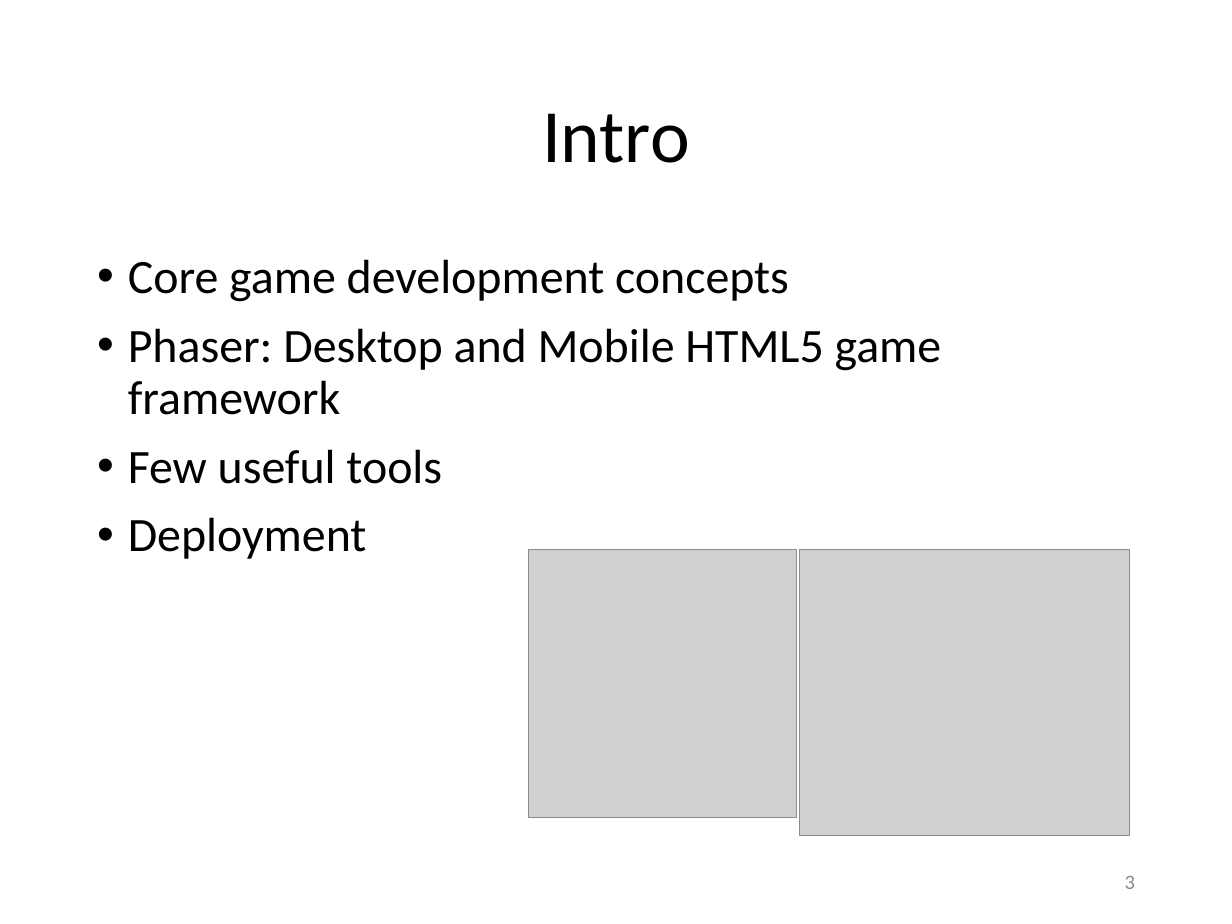
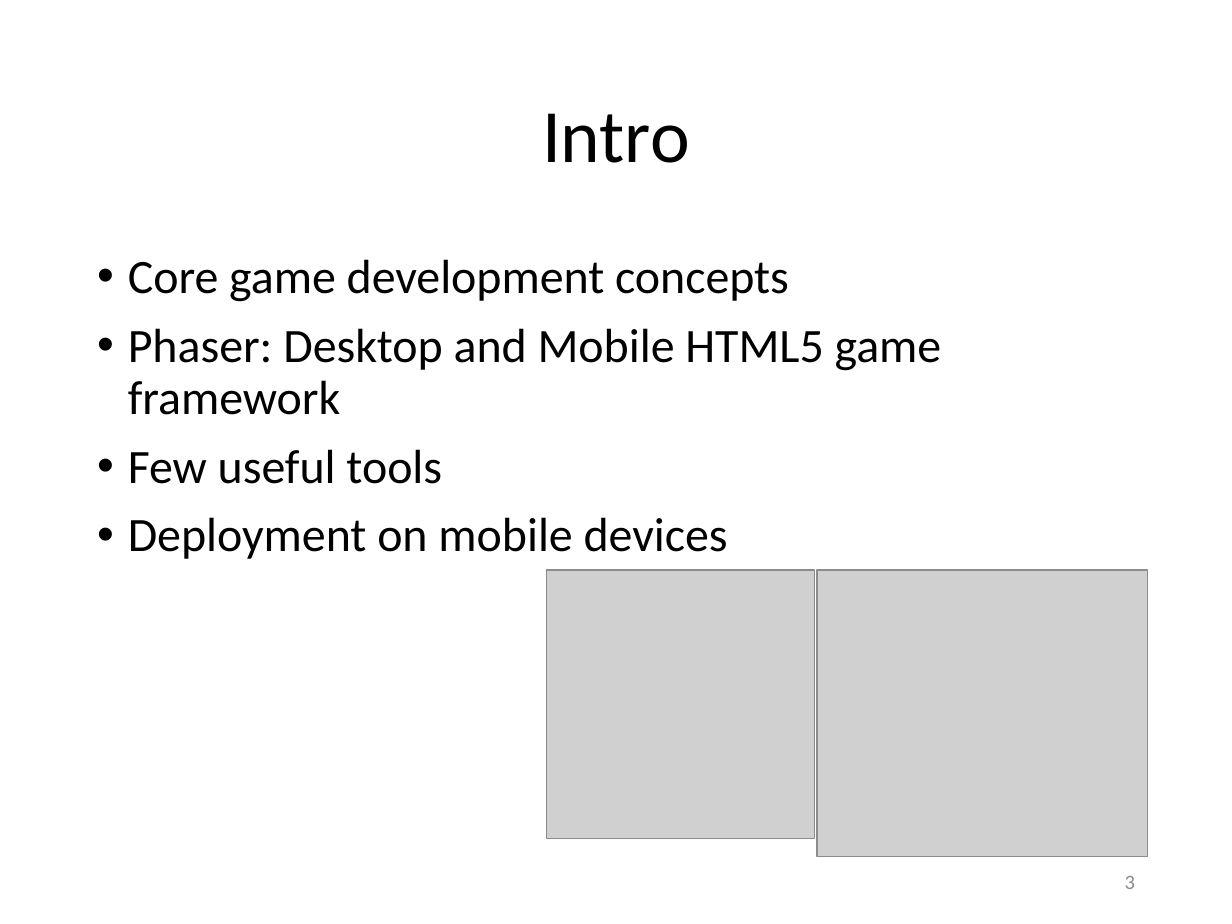
Before and after one commit to Lotti/codemotion2014, a slide deck: slide 3 of codemotion.pptx. Drawn at 1232x924 pixels with LibreOffice and Linux fonts; fonts in the diff are those of the drawing; grey boxes stand for pictures; background and template pictures are left out. Boxes give left, top, right and bottom in pixels: in the first picture for what was removed or moved away, otherwise in the second. Text is boxed around its words. In the diff, an @@ line names an element or a change of style, - is before the commit and + after.

```diff
--- a/codemotion.pptx
+++ b/codemotion.pptx
@@ text at (x1=128, y1=517, x2=728, y2=559): text changed @@
-• Deployment
+• Deployment on mobile devices
@@ picture moved from (x1=529, y1=549, x2=797, y2=818) to (x1=546, y1=570, x2=814, y2=839) @@
@@ picture moved from (x1=800, y1=549, x2=1130, y2=835) to (x1=817, y1=570, x2=1147, y2=856) @@
```
Also in this commit, not shown: 4 other slides changed, 2 slides added, 1 other file.
